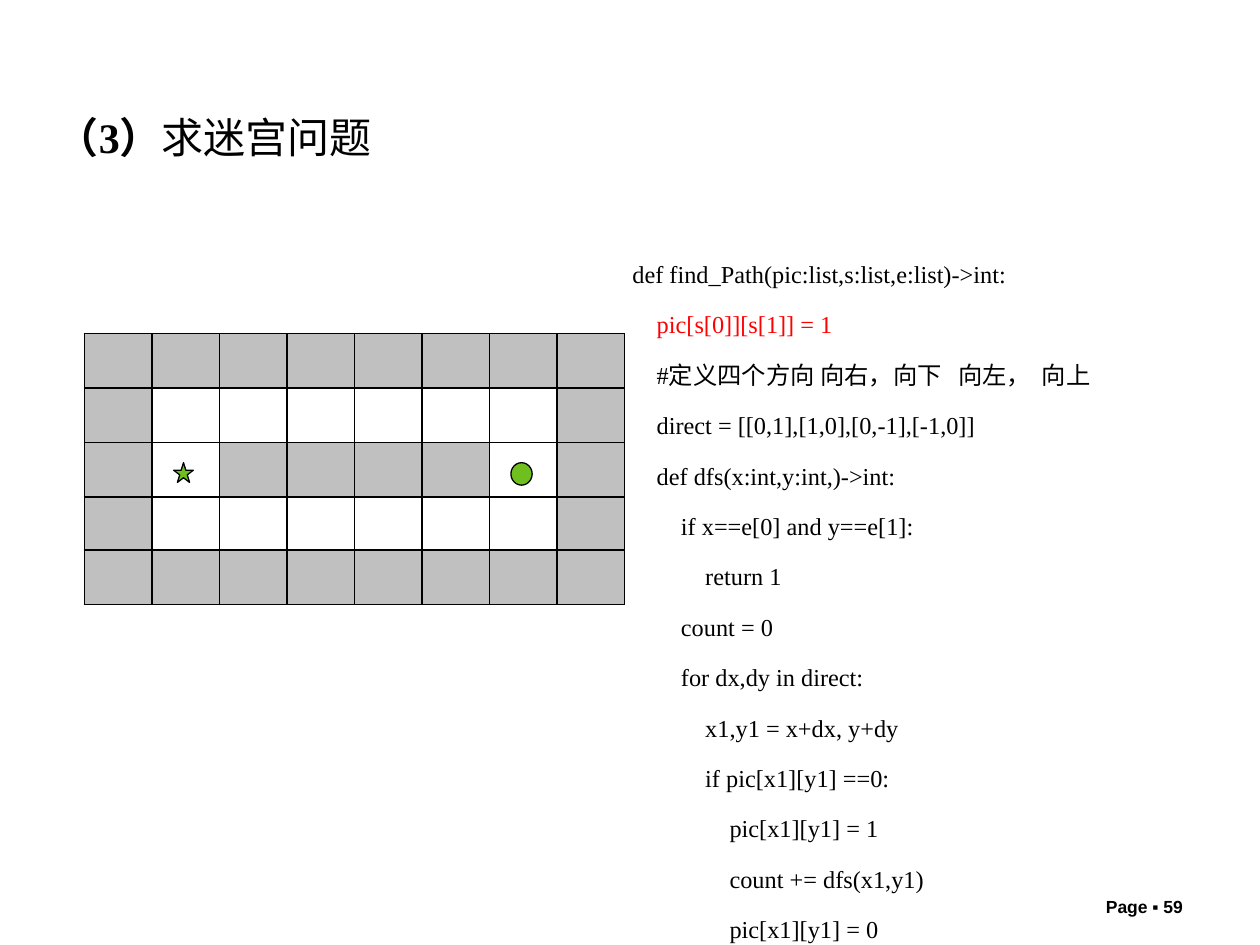
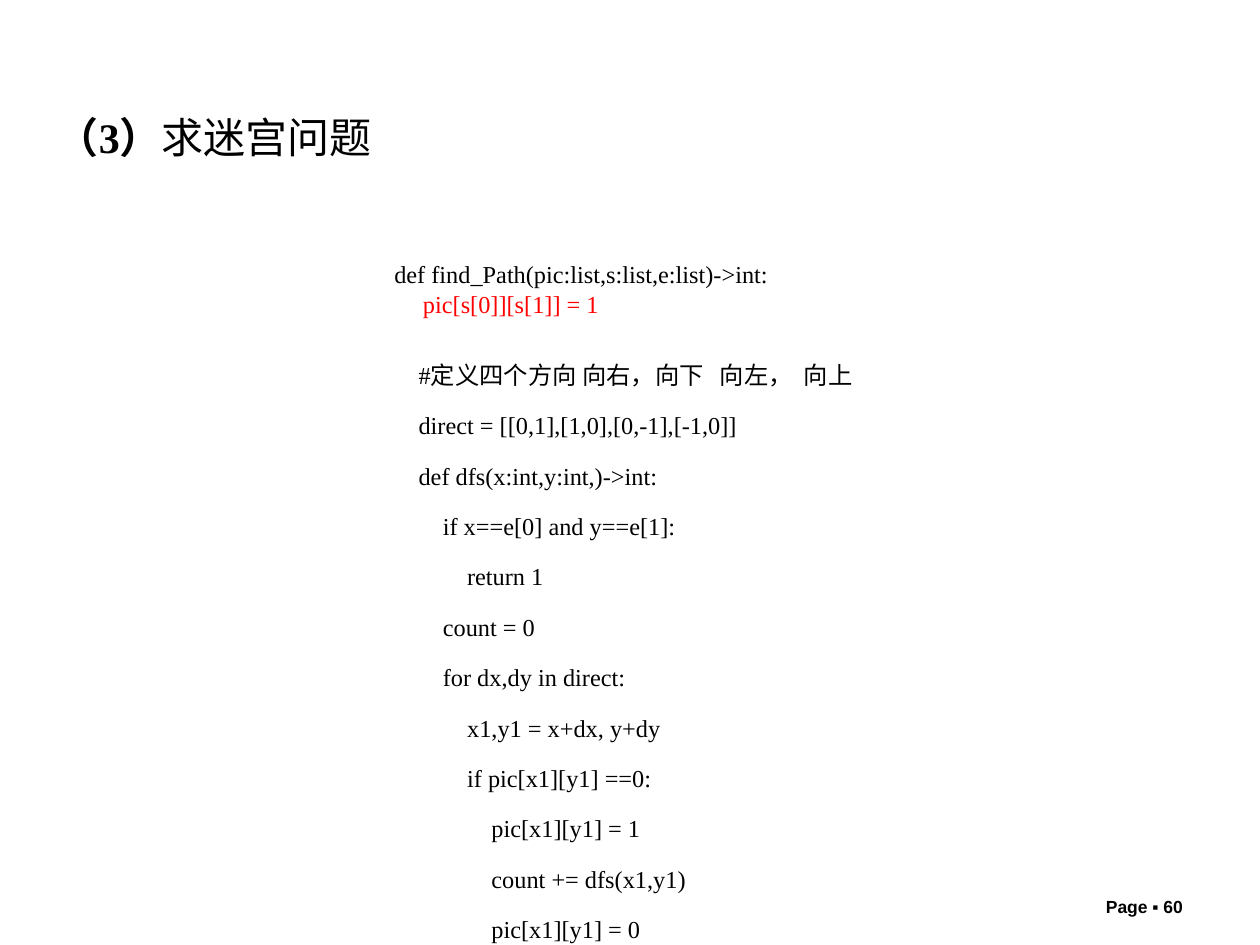
Before and after one commit to liutongling/DP, a slide deck: slide 60 of file/第6章 回朔法.pptx (slide 59 before the commit). Drawn at 1260x945 pixels with LibreOffice and Linux fonts; fonts in the diff are those of the drawing; background and template pictures are left out. Boxes give left, top, right and bottom in pixels: in the first picture for what was removed or moved away, otherwise in the second. Text is boxed around its words. In the diff, an @@ line names an element or a change of style, - is before the commit and + after.

```diff
--- a/file/第6章 回朔法.pptx
+++ b/file/第6章 回朔法.pptx
@@ text "def find_Path(pic:list,s:list,e:list)->int:" moved from (x1=632, y1=266, x2=1091, y2=944) to (x1=394, y1=266, x2=853, y2=944) @@
@@ text added at (x1=423, y1=296, x2=598, y2=319), 24 pt, text #FF0000 @@
+pic[s[0]][s[1]] = 1
@@ text at (x1=657, y1=316, x2=832, y2=339): paragraph removed @@
-pic[s[0]][s[1]] = 1
@@ table removed at (x1=84, y1=334, x2=629, y2=605), 5 rows, 8 columns @@
- |  |  |  |  |  |  | 
- |  |  |  |  |  |  | 
- |  |  |  |  |  |  | 
- |  |  |  |  |  |  | 
- |  |  |  |  |  |  | 
@@ star removed at (x1=174, y1=462, x2=194, y2=483) @@
@@ ellipse removed at (x1=510, y1=462, x2=532, y2=485) @@
@@ page number at (x1=1106, y1=901, x2=1182, y2=917): text changed @@
-Page ▪ 59
+Page ▪ 60
```
Also in this commit, not shown: 1 slide added, 2 other files.
